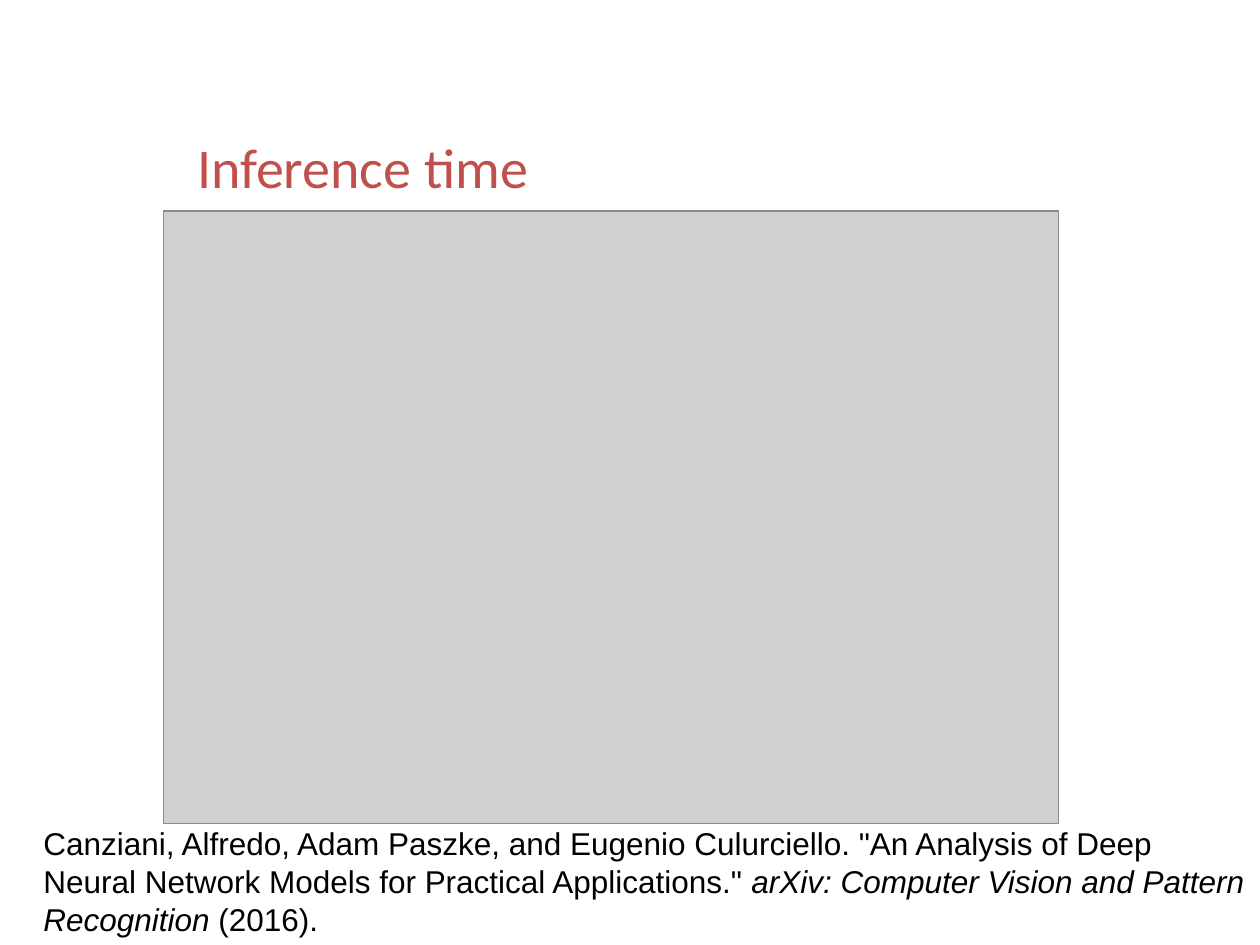
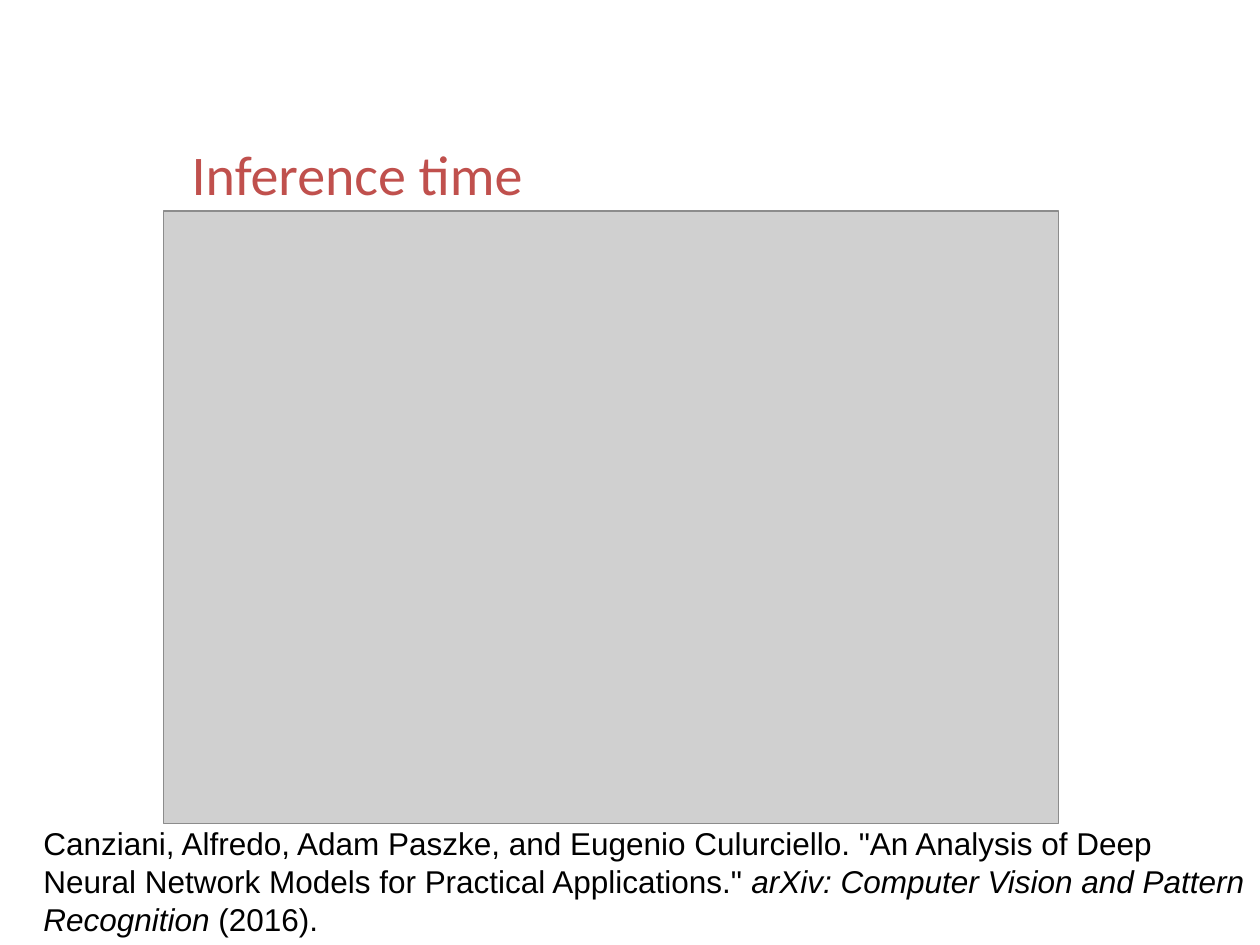
Before and after one commit to ttomchy/CV_2Project, a slide deck: slide 25 of presentation.pptx (slide 44 before the commit). Drawn at 1260x945 pixels with LibreOffice and Linux fonts; fonts in the diff are those of the drawing; grey boxes stand for pictures; background and template pictures are left out. Boxes give left, top, right and bottom in pixels: in the first picture for what was removed or moved away, otherwise in the second. Text is boxed around its words. In the diff, an @@ line names an element or a change of style, - is before the commit and + after.

```diff
--- a/presentation.pptx
+++ b/presentation.pptx
@@ text "Inference time" moved from (x1=197, y1=149, x2=528, y2=189) to (x1=192, y1=156, x2=523, y2=196) @@
```
Also in this commit, not shown: 8 other slides changed, 2 slides added, 12 slides removed.
